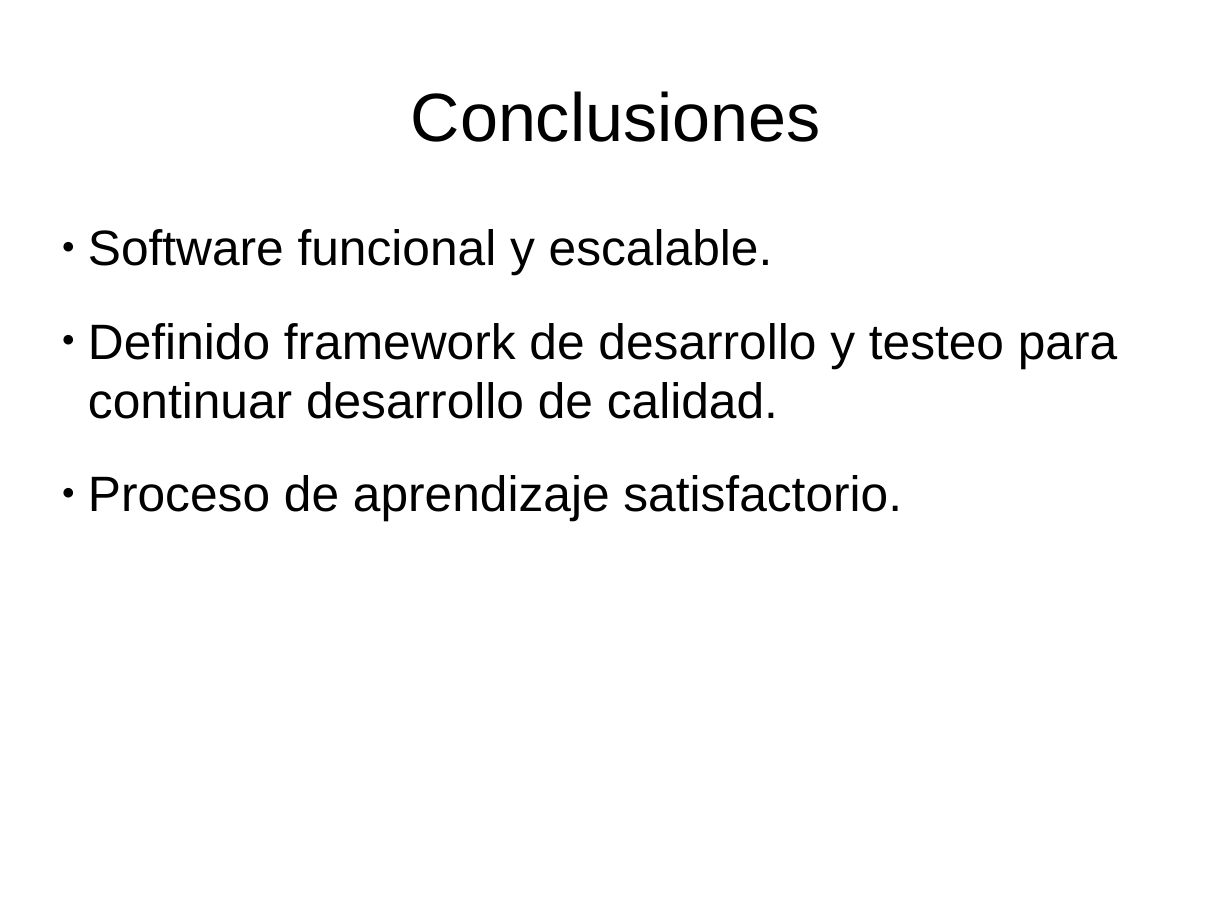
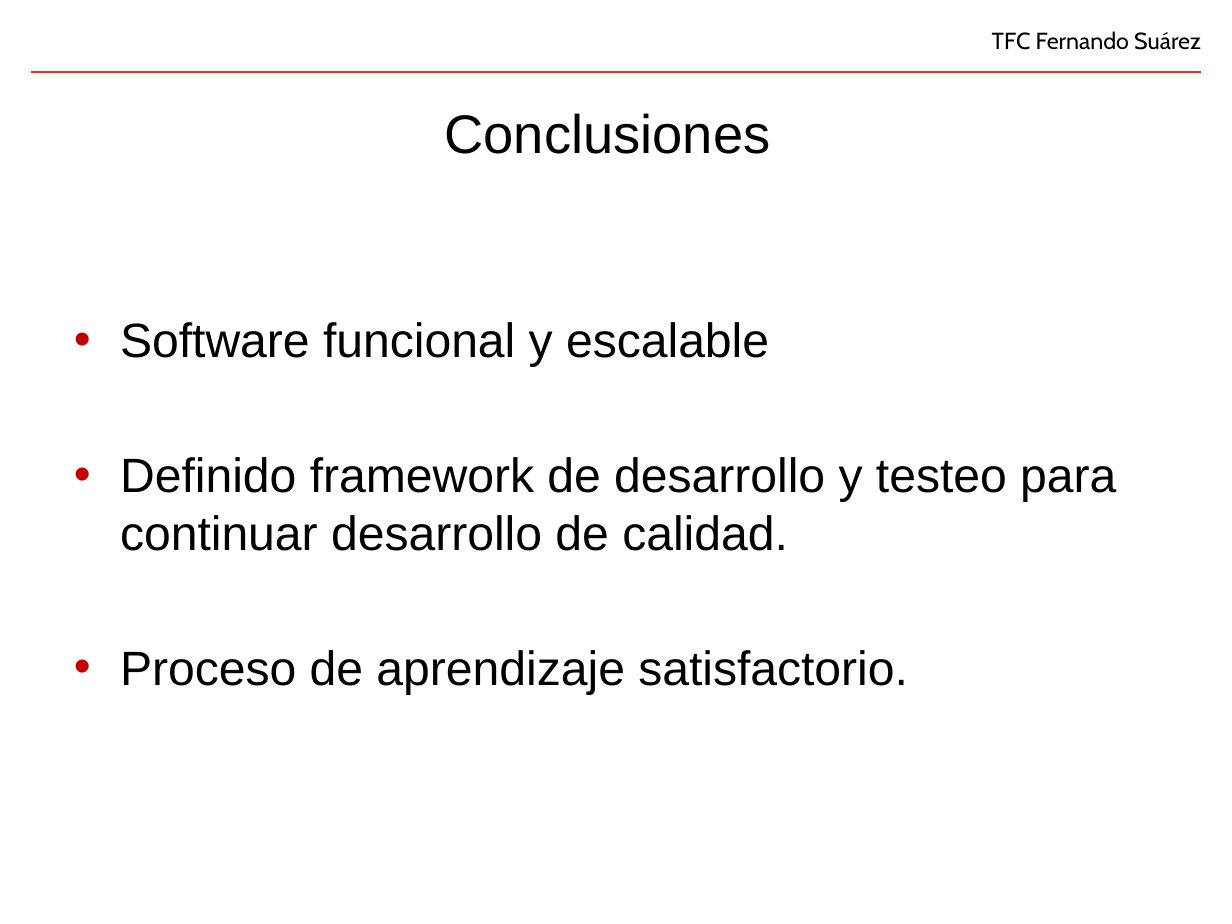
Before and after one commit to fsuarezj/toolBuilder-portlet, a slide deck: slide 23 of doc/presentation/presentacion.pptx (slide 25 before the commit). Drawn at 1232x924 pixels with LibreOffice and Linux fonts; fonts in the diff are those of the drawing; background and template pictures are left out. Boxes give left, top, right and bottom in pixels: in the first picture for what was removed or moved away, otherwise in the second. Text is boxed around its words. In the diff, an @@ line names an element or a change of style, - is before the commit and + after.

```diff
--- a/doc/presentation/presentacion.pptx
+++ b/doc/presentation/presentacion.pptx
@@ title "Conclusiones": place and size @@
-title "Conclusiones" at [411, 91, 821, 142]
+title "Conclusiones" at [444, 113, 770, 154]
@@ title "Conclusiones" at [444, 113, 770, 154]: size 44 to 35 pt @@
@@ text added at [992, 31, 1201, 50], 15 pt, text #000000 @@
+TFC Fernando Suárez
@@ line added from (1202, 72) to (31, 72), #EE3124 1.5 pt @@
@@ text "Software funcional y escalable": place and size @@
-text "Software funcional y escalable" at [88, 229, 1117, 521]
+text "Software funcional y escalable" at [120, 322, 1116, 695]
@@ text at [120, 322, 769, 367]: text changed; size 32 to 31 pt @@
-● Software funcional y escalable.
+• Software funcional y escalable
@@ text at [120, 457, 1116, 695]: size 32 to 31 pt in "Definido framework de desarrollo y testeo para ...", "Proceso de aprendizaje satisfactorio."; bullet ● to •; more space between paragraphs @@
```
Also in this commit, not shown: 18 other slides changed, 4 slides added, 5 slides removed, 2 other files.
